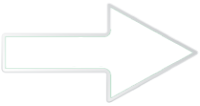
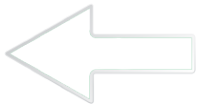
Layers edited between the first and the second (200, 106) image:
hid "Right", painted on it over [left=1, top=2, right=199, bottom=103]
hid "text Right", painted on it over [left=9, top=38, right=132, bottom=67]
showed "Left", painted on it over [left=4, top=3, right=196, bottom=104]
showed "text Left", painted on it over [left=95, top=38, right=184, bottom=70]
